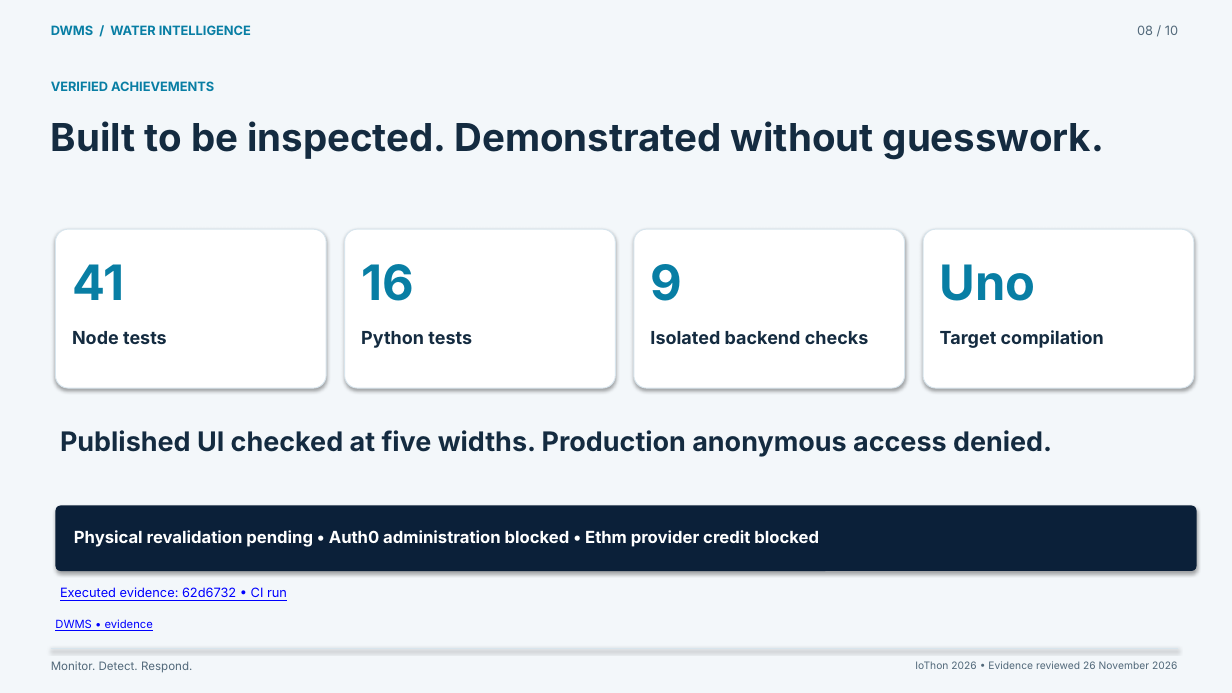
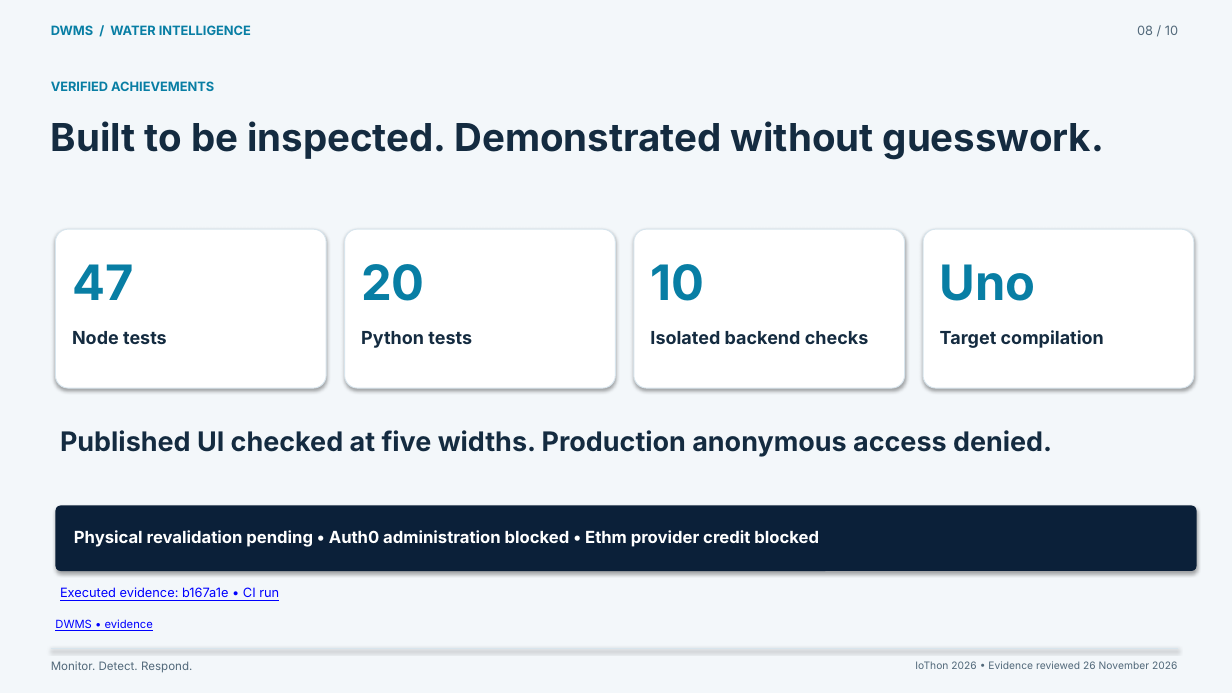
Before and after one commit to ethm09/DWMS-IoThon-2026, a slide deck: slide 8 of deliverables/DWMS-Pitch.pptx. Drawn at 1232x693 pixels with LibreOffice and Linux fonts; fonts in the diff are those of the drawing. Boxes give left, top, right and bottom in pixels: in the first picture for what was removed or moved away, otherwise in the second. Text is boxed around its words. In the diff, an @@ line names an element or a change of style, - is before the commit and + after.

```diff
--- a/deliverables/DWMS-Pitch.pptx
+++ b/deliverables/DWMS-Pitch.pptx
@@ text at (x1=72, y1=264, x2=133, y2=300): text changed @@
-41
+47
@@ text at (x1=361, y1=264, x2=425, y2=301): text changed @@
-16
+20
@@ text at (x1=650, y1=264, x2=704, y2=301): text changed @@
-9
+10
@@ text at (x1=60, y1=587, x2=279, y2=601): text changed @@
-Executed evidence: 62d6732 • CI run
+Executed evidence: b167a1e • CI run
```
Also in this commit, not shown: 13 other files.
